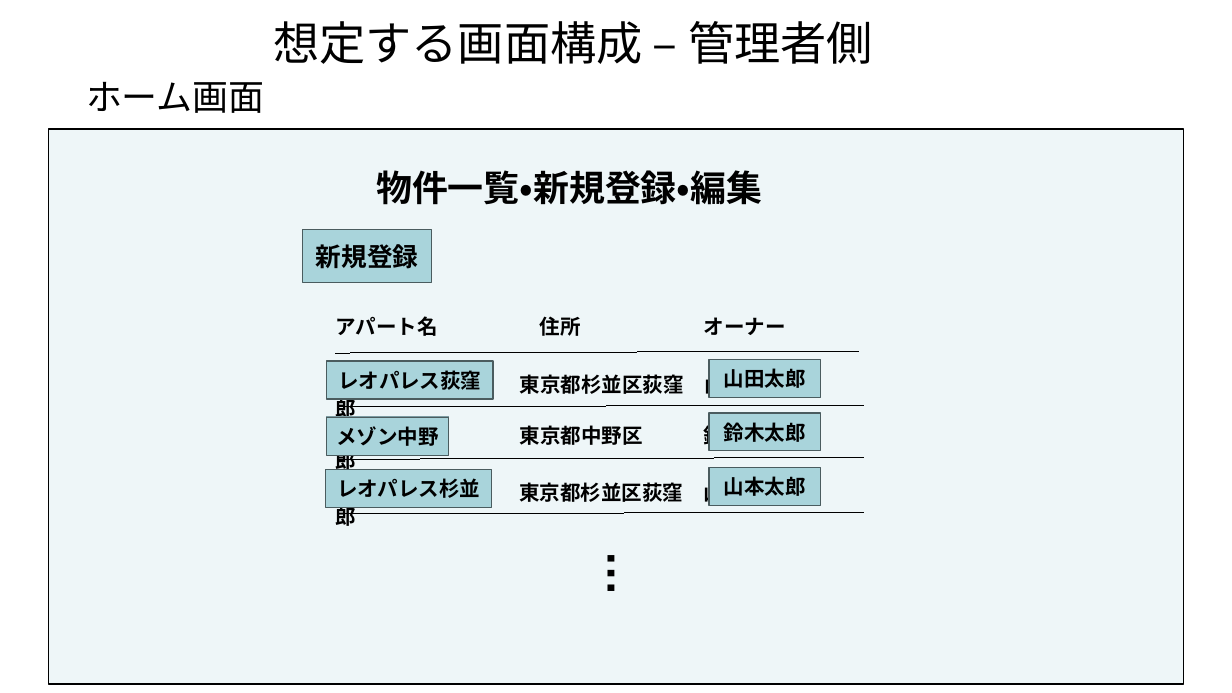
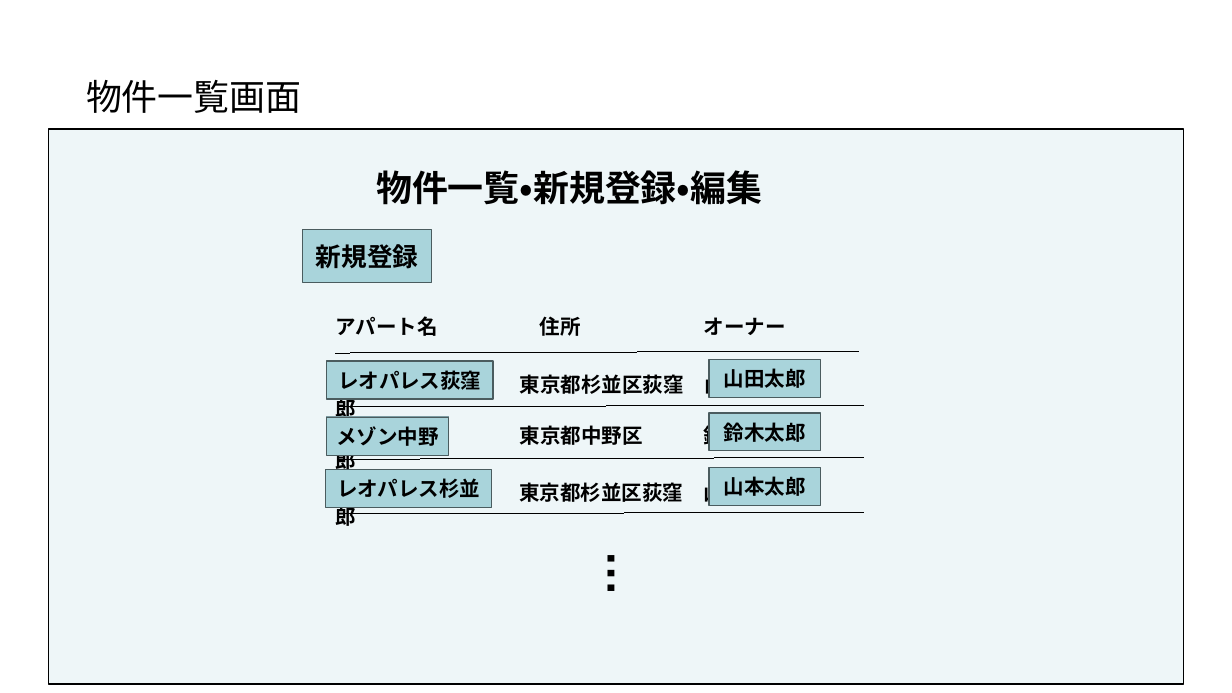
Before and after one commit to akikun918/apart, a slide deck: slide 13 of 要件定義書.pptx (slide 12 before the commit). Drawn at 1232x693 pixels with LibreOffice and Linux fonts; fonts in the diff are those of the drawing. Boxes give left, top, right and bottom in pixels: in the first picture for what was removed or moved away, otherwise in the second. Text is boxed around its words. In the diff, an @@ line names an element or a change of style, - is before the commit and + after.

```diff
--- a/要件定義書.pptx
+++ b/要件定義書.pptx
@@ text removed at (273, 21, 873, 64) @@
-想定する画面構成 – 管理者側
@@ text at (86, 80, 301, 113): text changed @@
-ホーム画面
+物件一覧画面
```
Also in this commit, not shown: 6 other slides changed, 2 slides added.
